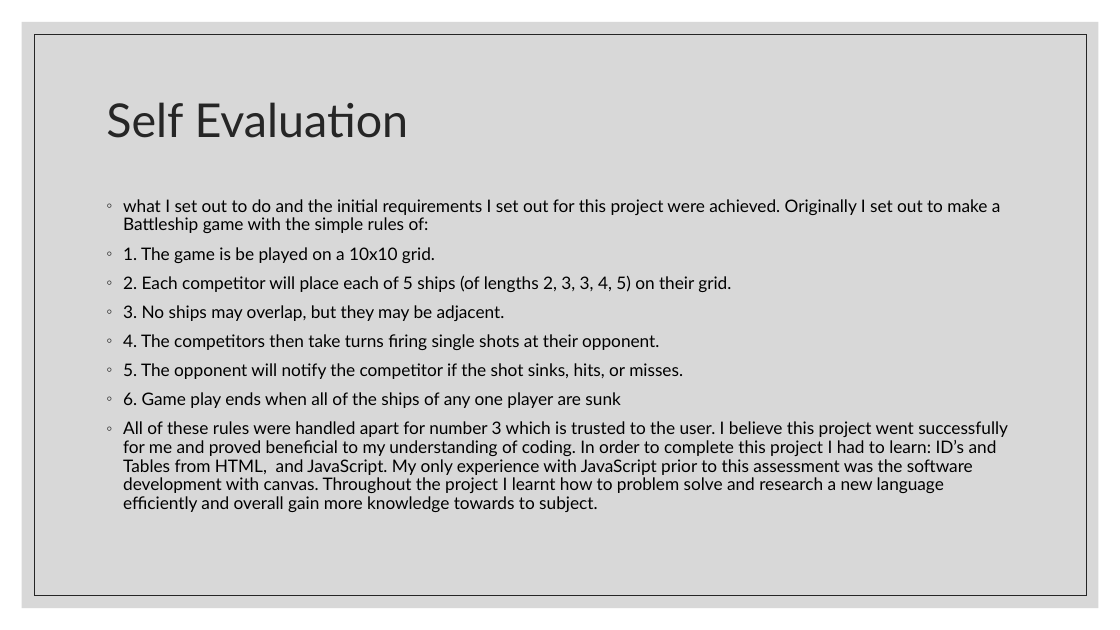
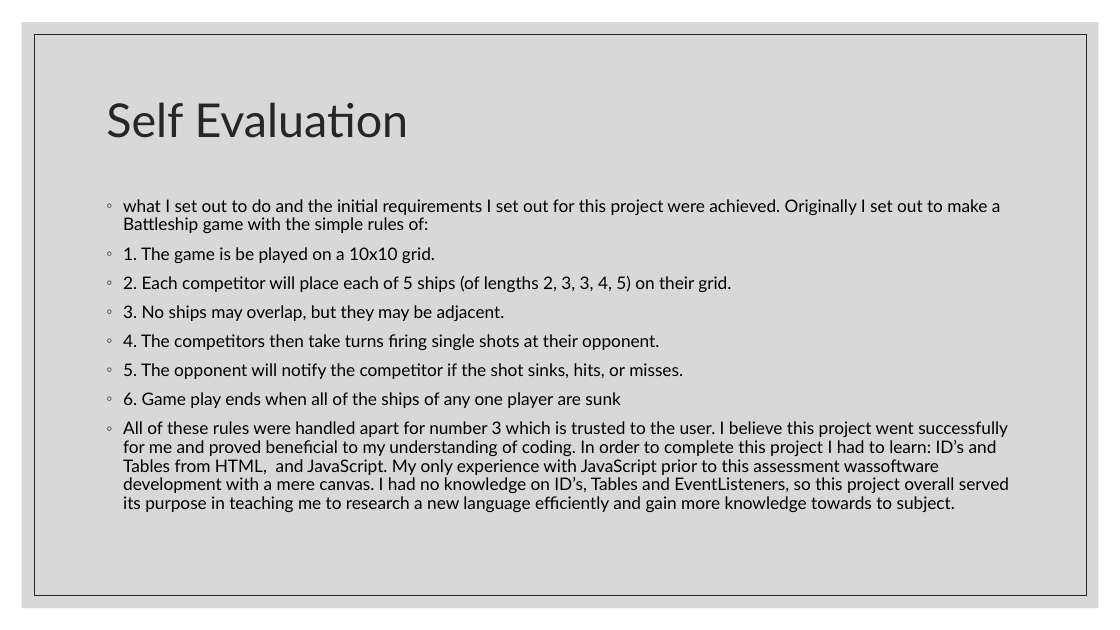
Before and after one commit to CalCal29/BattleShips, a slide deck: slide 13 of Not Code Related/Battleships PowerPoint.pptx. Drawn at 1120x630 pixels with LibreOffice and Linux fonts; fonts in the diff are those of the drawing. Boxes give left, top, right and bottom in pixels: in the first picture for what was removed or moved away, otherwise in the second. Text is boxed around its words. In the diff, an @@ line names an element or a change of style, - is before the commit and + after.

```diff
--- a/Not Code Related/Battleships PowerPoint.pptx
+++ b/Not Code Related/Battleships PowerPoint.pptx
@@ text at [123, 421, 1009, 512]: text changed @@
-◦ All of these rules were handled apart for number 3 which is trusted to the user. I believe this project went successfully for me and proved beneficial to my understanding of coding. In order to complete this project I had to learn: ID’s and Tables from HTML, and JavaScript. My only experience with JavaScript prior to this assessment was the software development with canvas. Throughout the project I learnt how to problem solve and research a new language efficiently and overall gain more knowledge towards to subject.
+◦ All of these rules were handled apart for number 3 which is trusted to the user. I believe this project went successfully for me and proved beneficial to my understanding of coding. In order to complete this project I had to learn: ID’s and Tables from HTML, and JavaScript. My only experience with JavaScript prior to this assessment wassoftware development with a mere canvas. I had no knowledge on ID’s, Tables and EventListeners, so this project overall served its purpose in teaching me to research a new language efficiently and gain more knowledge towards to subject.
```
Also in this commit, not shown: 3 other slides changed.
